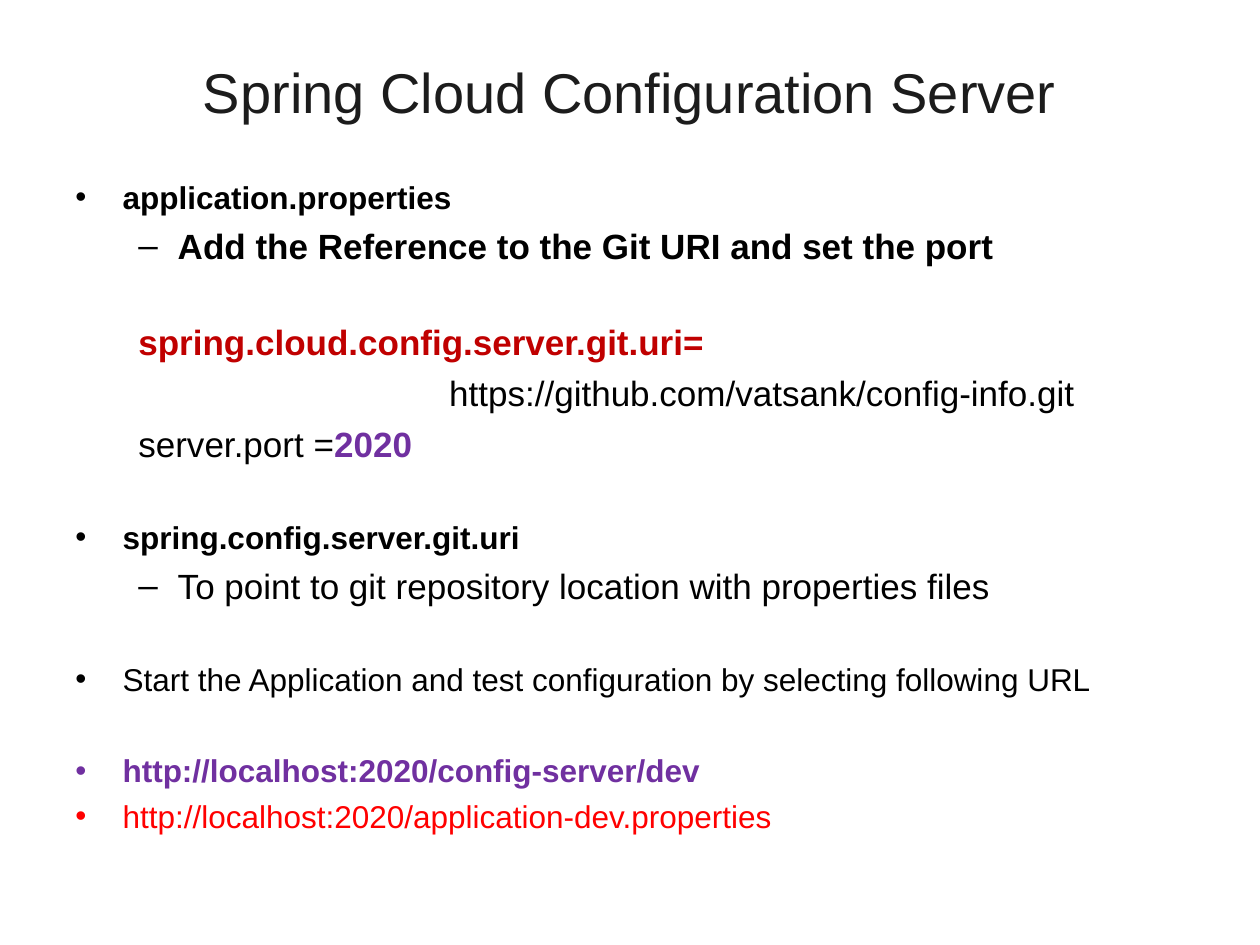
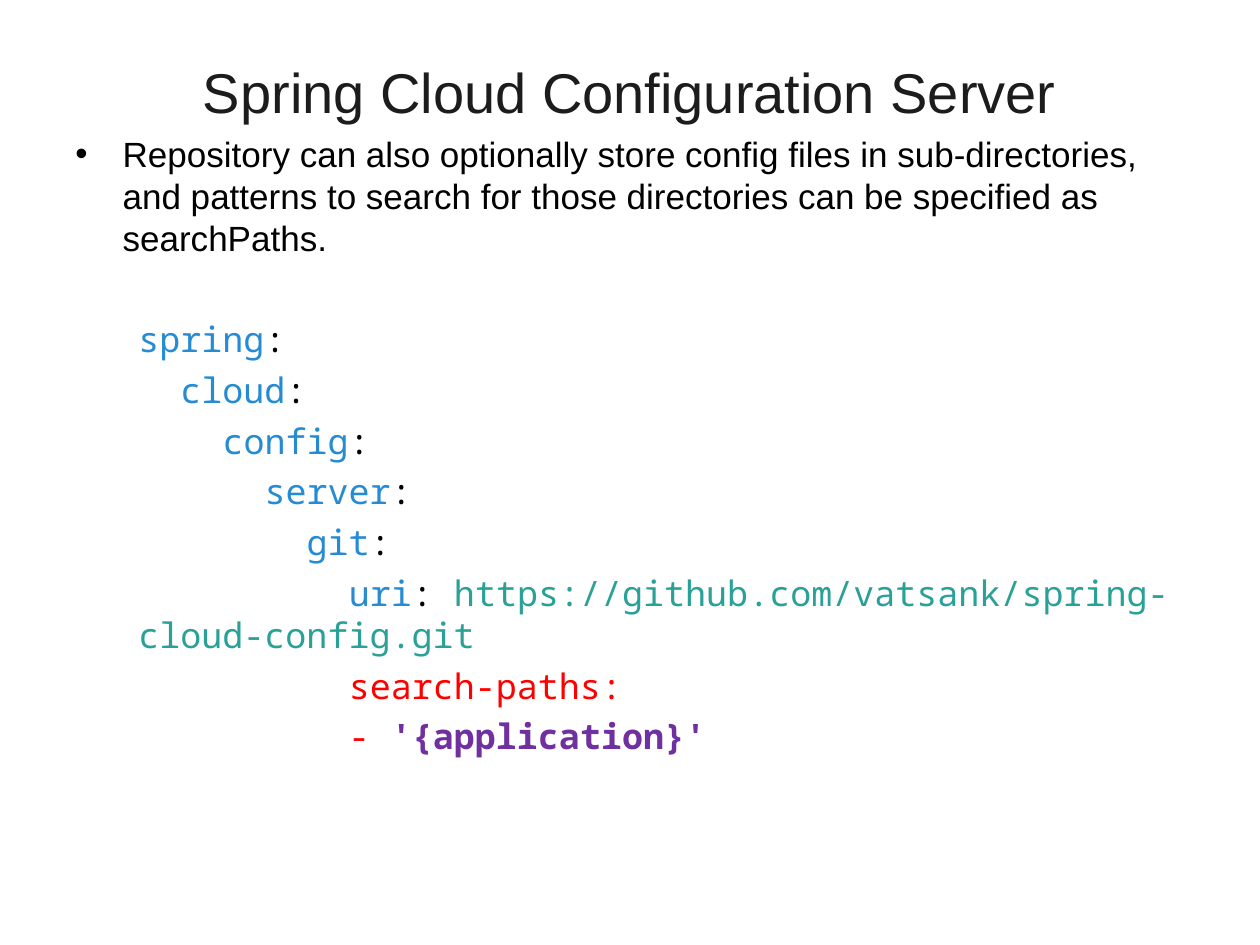
Before and after one commit to vatsank/spring_presentations, a slide deck: slide 84 of SpringMicroService_Module1_Ver01.ppt (slide 75 before the commit). Drawn at 1260x945 pixels with LibreOffice and Linux fonts; fonts in the diff are those of the drawing; background and template pictures are left out. Boxes give left, top, right and bottom in pixels: in the first picture for what was removed or moved away, otherwise in the second. Text is boxed around its words. In the diff, an @@ line names an element or a change of style, - is before the commit and + after.

```diff
--- a/SpringMicroService_Module1_Ver01.ppt
+++ b/SpringMicroService_Module1_Ver01.ppt
@@ text at [123,141,1169,758]: text changed; size 18 to 20 pt @@
-• application.properties
-  – Add the Reference to the Git URI and set the port
-  spring.cloud.config.server.git.uri=
-  https://github.com/vatsank/config-info.git
-  server.port =2020
-• spring.config.server.git.uri
-  – To point to git repository location with properties files
-• Start the Application and test configuration by selecting following URL
-• http://localhost:2020/config-server/dev
-• http://localhost:2020/application-dev.properties
+• Repository can also optionally store config files in sub-directories, and patterns to search for those directories can be specified as searchPaths.
+  spring:
+  cloud:
+  config:
+  server:
+  git:
+  uri: https://github.com/vatsank/spring-cloud-config.git
+  search-paths:
+  - '{application}'
```
Also in this commit, not shown: 46 other slides changed, 22 slides added, 4 slides removed, 2 other files.
